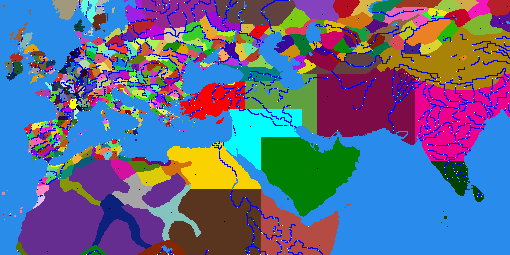
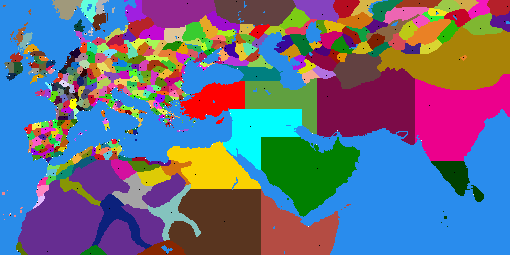
Revision of a layered 510px x 255px image; what changed, layer by layer:
hid "map_features_transparent" over [3, 0, 510, 255]
painted on "map_regions" over [290, 33, 381, 89]
